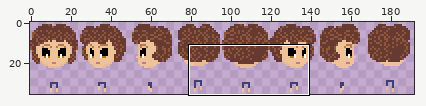
Two versions of one pixel-art file, artwork/character.aseprite. The first picture is a wide view before the edit; the outline marks the close-up.
Close-up. As it was:
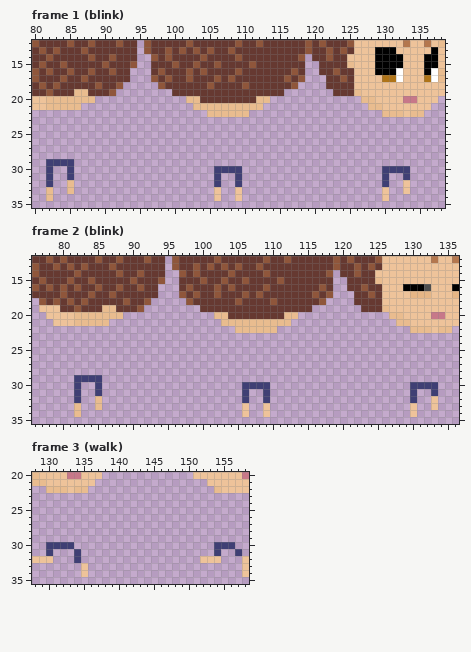
192x36 pixels, 5 frames. Colours within 5 levels of each other are drawn and written as one. Shown: frame 1 (blink): x 80..138, y 12..35; frame 2 (blink): x 76..136, y 12..35; frame 3 (walk): x 128..158, y 20..35. The commit also changed other frames or places, which this record leaves out.
After:
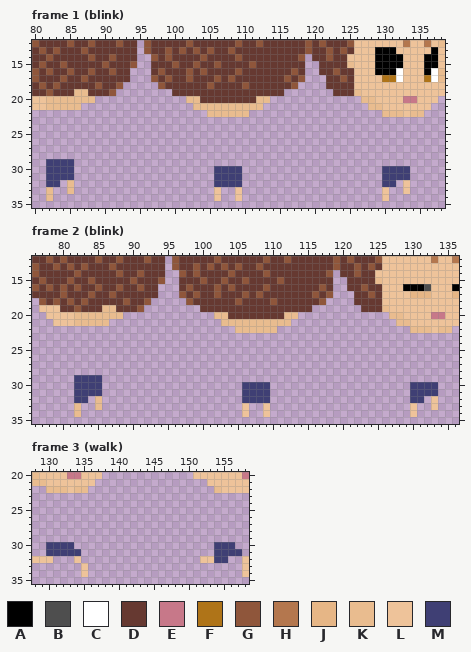
Palette (. is transparent): A #000000  B #4e4e4e  C #ffffff  D #663931  E #c77889  F #af7418  G #8f563b  H #b4774e  J #e6b686  K #e9bc8f  L #eec39a  M #3f3f74
Change:
layer "bottom.shorts" now hidden
layer "bottom.skirt" added
Frame 1 (blink), layer "bottom.skirt":
y 30: x 83..84 .. -> MM
y 31: x 83..84 .. -> MM; x 107..108 .. -> MM; x 131..132 .. -> MM
y 32: x 83 . -> M; x 107..108 .. -> MM; x 131 . -> M
Frame 2 (blink), layer "bottom.skirt": the same change as frame 1 (blink)
Frame 3 (walk):
y 31: x 131..133 ... -> MMM; x 155..156 .. -> MM
y 32: x 134 M -> L; x 154..155 L. -> MM
Pixel boxes of the changes (left, top, right, bottom) in both close-ups:
added: (53, 166, 67, 187)
added: (221, 173, 235, 187)
added: (389, 173, 403, 187)
added: (81, 382, 95, 403)
added: (249, 389, 263, 403)
added: (417, 389, 431, 403)
changed: (53, 549, 81, 563)
changed: (214, 549, 235, 563)
